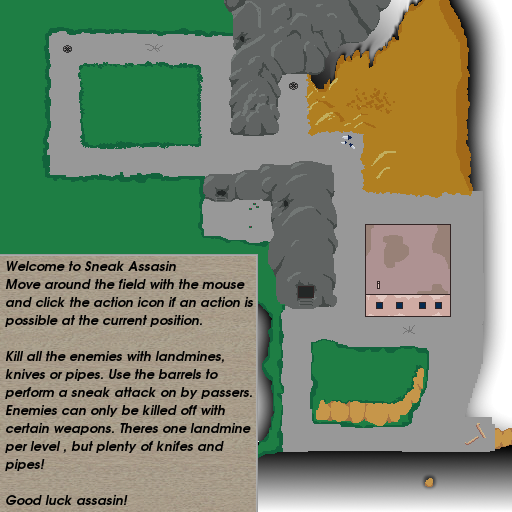
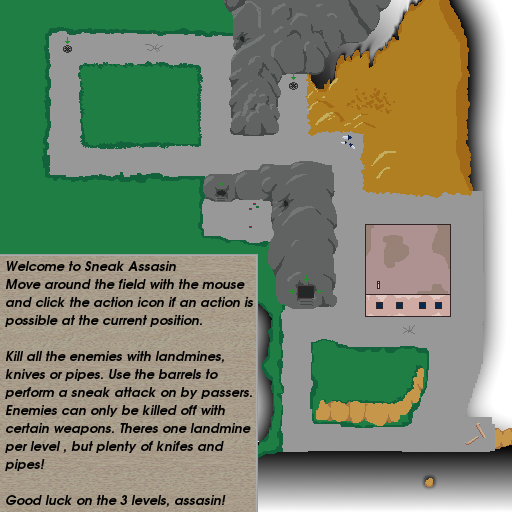
Layers edited between the first and the second w=512, h=512 image:
painted on "Welcome to Sneak Assasin ..." over [77, 495, 226, 507]
painted on "houses" over [65, 37, 324, 294]
